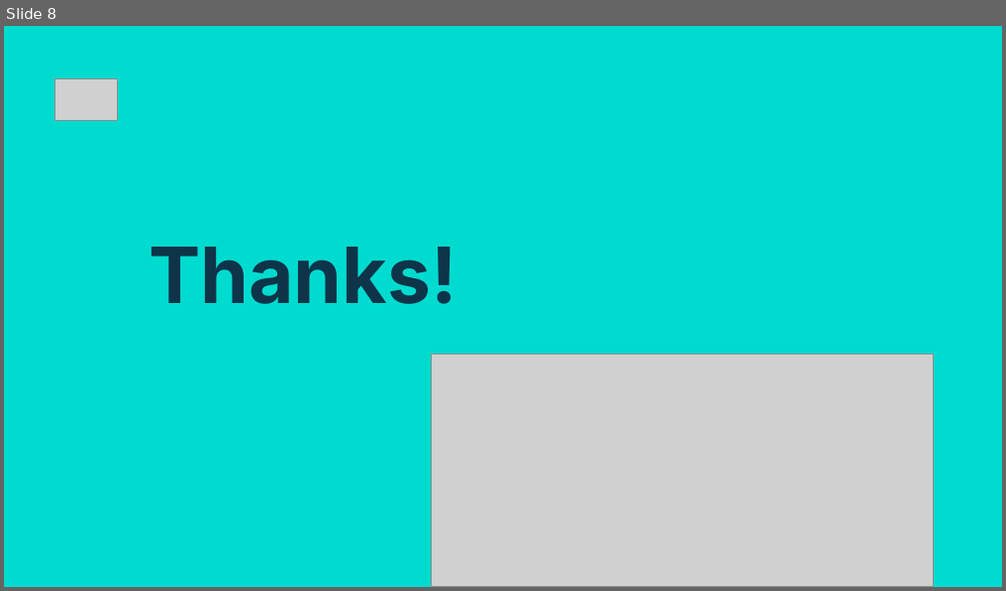
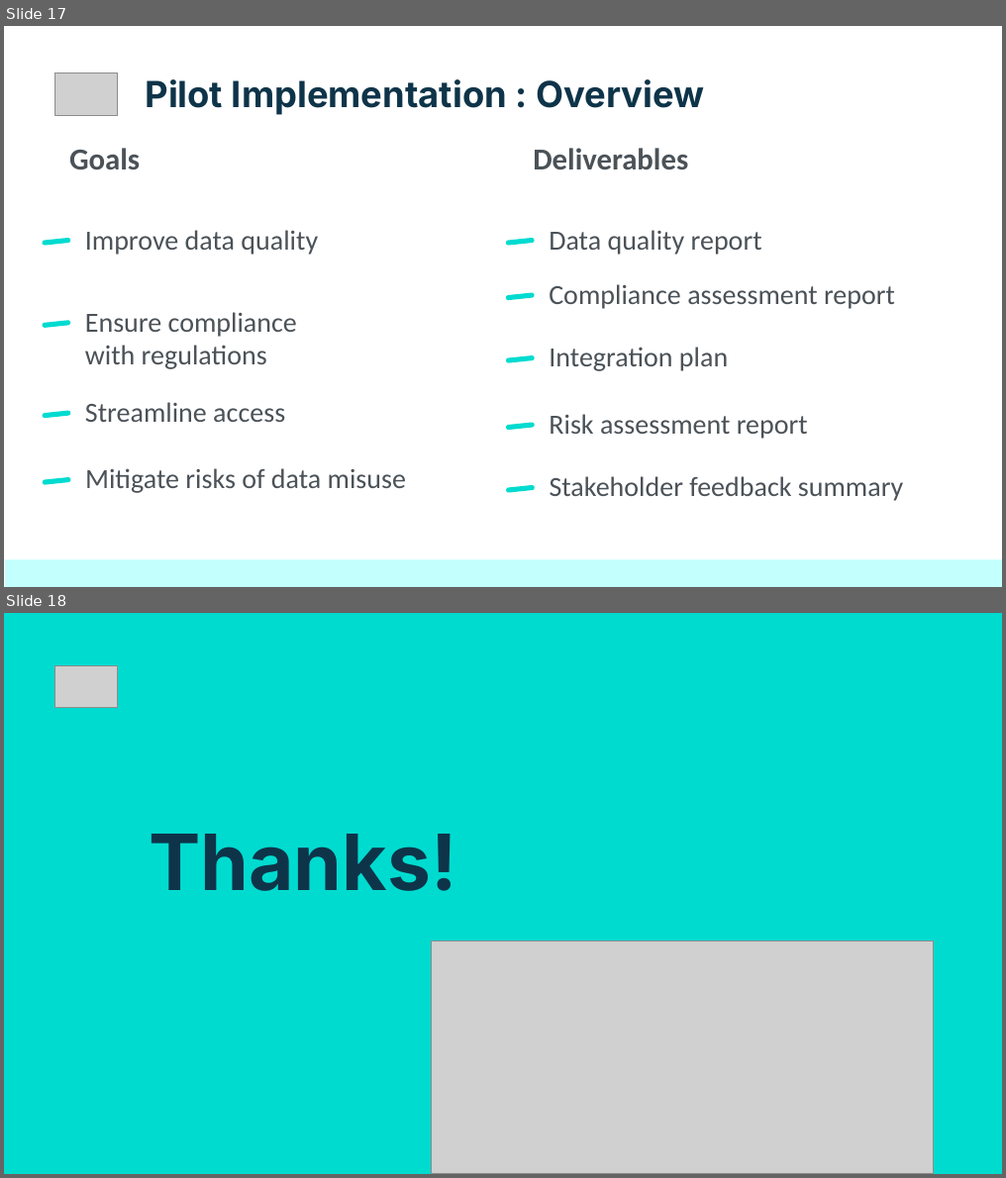
Before and after one commit to netesf13d/jedha-projects, a slide deck: 2-01-Spotify_Data_Governance/presentation/Presentation - 2-01 - Spotify Data Governance.odp. Shown one above the other, each under a label of ours: slide 8 before the commit, slides 17 and 18 after it. The pictures are 1006x591 and 1006x1178 pixels, drawn with LibreOffice and Linux fonts; fonts in the diff are those of the drawing; grey boxes stand for pictures. Boxes give left, top, right and bottom in pixels: in the first picture for what was removed or moved away, otherwise in the second. Text is boxed around its words. In the diff, an @@ line names an element or a change of style, - is before the commit and + after.

```diff
--- a/2-01-Spotify_Data_Governance/presentation/Presentation - 2-01 - Spotify Data Governance.odp
+++ b/2-01-Spotify_Data_Governance/presentation/Presentation - 2-01 - Spotify Data Governance.odp
@@ slide 17 added at bbox=[4, 26, 1002, 587], background #FFFFFF @@
@@ picture added at bbox=[54, 73, 118, 115] @@
@@ title added at bbox=[145, 79, 704, 115], 26 pt, text #0E3449, bold @@
+Pilot Implementation : Overview
@@ title added at bbox=[69, 148, 140, 170], 22 pt, text #4B5258, bold @@
+Goals
@@ title added at bbox=[533, 148, 688, 170], 22 pt, text #4B5258, bold @@
+Deliverables
@@ title added at bbox=[85, 230, 318, 255], 20 pt, text #4B5258 @@
+Improve data quality
@@ title added at bbox=[548, 230, 762, 255], 20 pt, text #4B5258 @@
+Data quality report
@@ rounded rectangle added at bbox=[42, 238, 71, 246], fill #00DBD0 @@
@@ rounded rectangle added at bbox=[506, 238, 535, 246], fill #00DBD0 @@
@@ title added at bbox=[548, 284, 895, 309], 20 pt, text #4B5258 @@
+Compliance assessment report
@@ rounded rectangle added at bbox=[42, 320, 71, 328], fill #00DBD0 @@
@@ title added at bbox=[85, 312, 297, 370], 20 pt, text #4B5258 @@
+Ensure compliance
+with regulations
@@ rounded rectangle added at bbox=[506, 293, 535, 301], fill #00DBD0 @@
@@ title added at bbox=[548, 347, 728, 372], 20 pt, text #4B5258 @@
+Integration plan
@@ rounded rectangle added at bbox=[506, 356, 535, 364], fill #00DBD0 @@
@@ rounded rectangle added at bbox=[42, 411, 71, 419], fill #00DBD0 @@
@@ title added at bbox=[85, 402, 285, 422], 20 pt, text #4B5258 @@
+Streamline access
@@ rounded rectangle added at bbox=[506, 423, 535, 431], fill #00DBD0 @@
@@ title added at bbox=[548, 414, 808, 439], 20 pt, text #4B5258 @@
+Risk assessment report
@@ title added at bbox=[85, 469, 406, 493], 20 pt, text #4B5258 @@
+Mitigate risks of data misuse
@@ rounded rectangle added at bbox=[42, 477, 71, 485], fill #00DBD0 @@
@@ rounded rectangle added at bbox=[506, 485, 535, 493], fill #00DBD0 @@
@@ title added at bbox=[549, 476, 903, 501], 20 pt, text #4B5258 @@
+Stakeholder feedback summary
@@ rectangle added at bbox=[5, 560, 1002, 586], fill #C3FFFC @@
@@ what was slide 8 is now slide 18 @@
```
Also in this commit, not shown: 15 other slides added, 6 slides removed, 6 other files.
